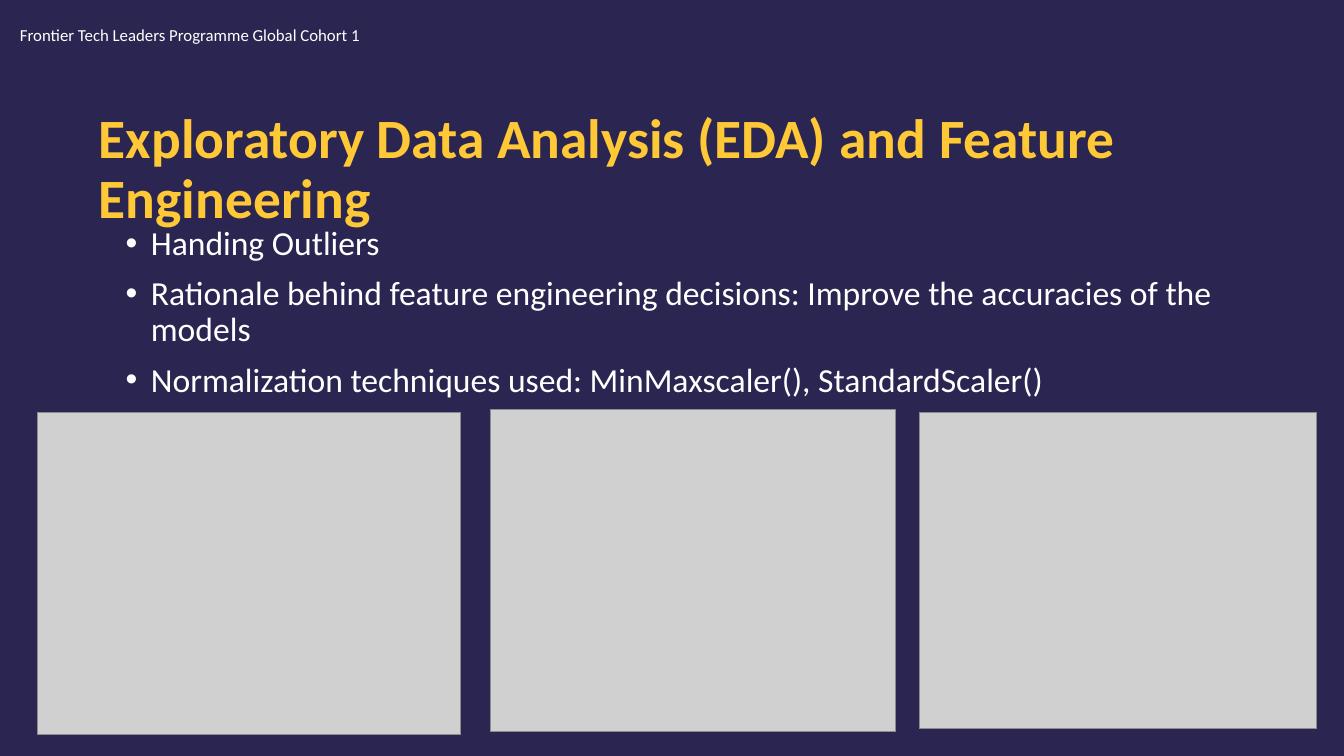
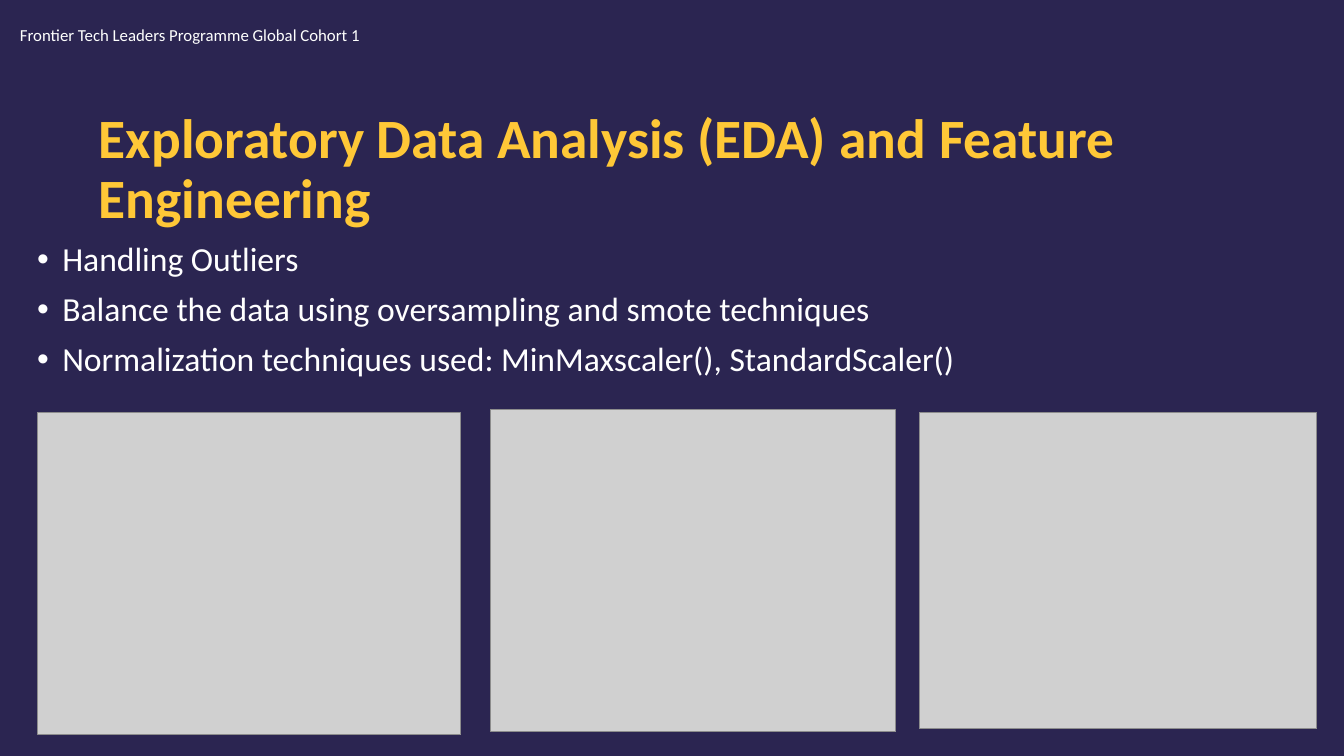
Before and after one commit to edasaruhan/Assingment_ML_kili66, a slide deck: slide 9 of MariamKili_Draft_Presentation.pptx. Drawn at 1344x756 pixels with LibreOffice and Linux fonts; fonts in the diff are those of the drawing; grey boxes stand for pictures; background and template pictures are left out. Boxes give left, top, right and bottom in pixels: in the first picture for what was removed or moved away, otherwise in the second. Text is boxed around its words. In the diff, an @@ line names an element or a change of style, - is before the commit and + after.

```diff
--- a/MariamKili_Draft_Presentation.pptx
+++ b/MariamKili_Draft_Presentation.pptx
@@ text "Handling Outliers" moved from (x1=151, y1=227, x2=1212, y2=398) to (x1=62, y1=247, x2=955, y2=377) @@
@@ text at (x1=62, y1=247, x2=869, y2=327): text changed @@
-• Handing Outliers
-• Rationale behind feature engineering decisions: Improve the accuracies of the models
+• Handling Outliers
+• Balance the data using oversampling and smote techniques
```
Also in this commit, not shown: 13 other slides changed.
